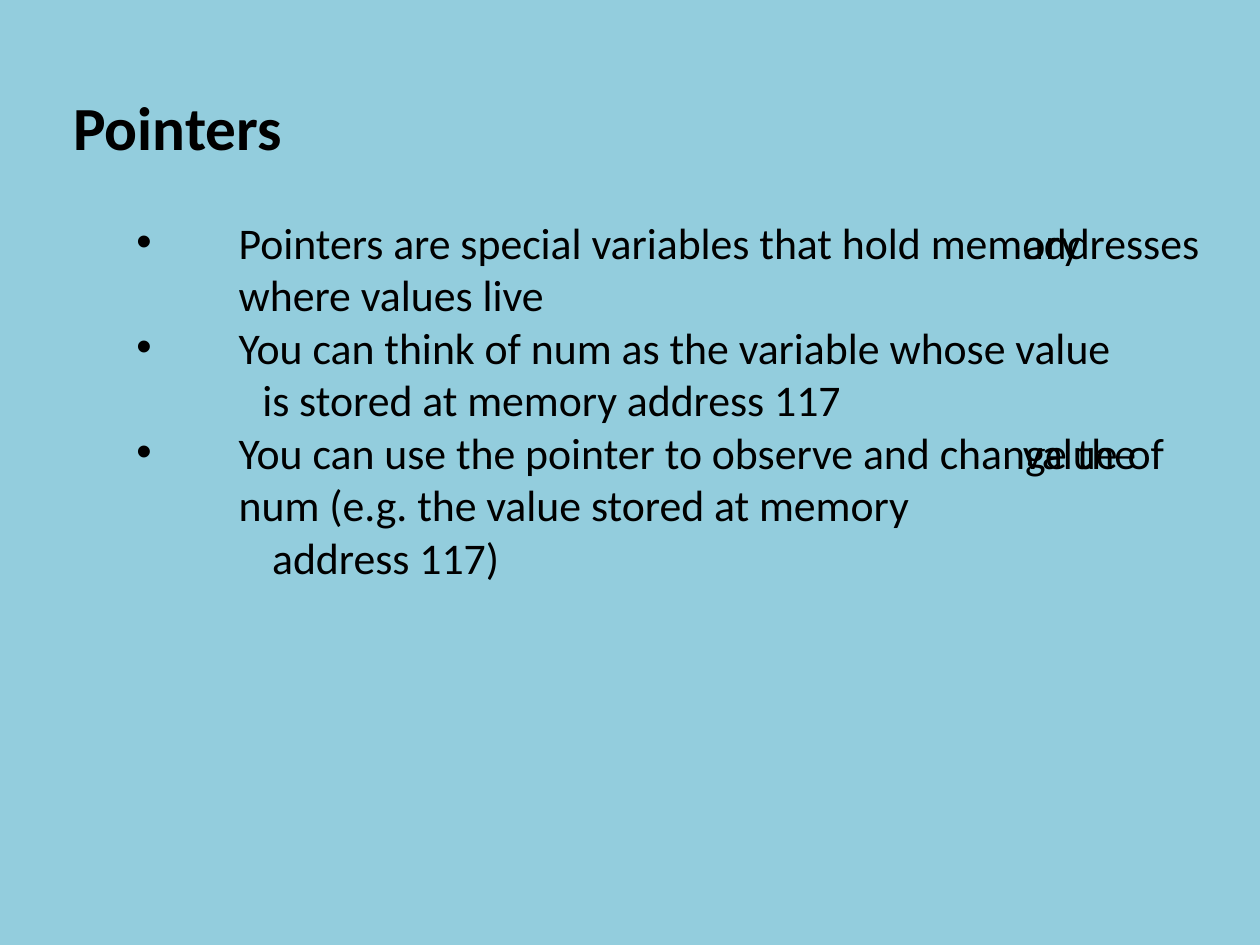
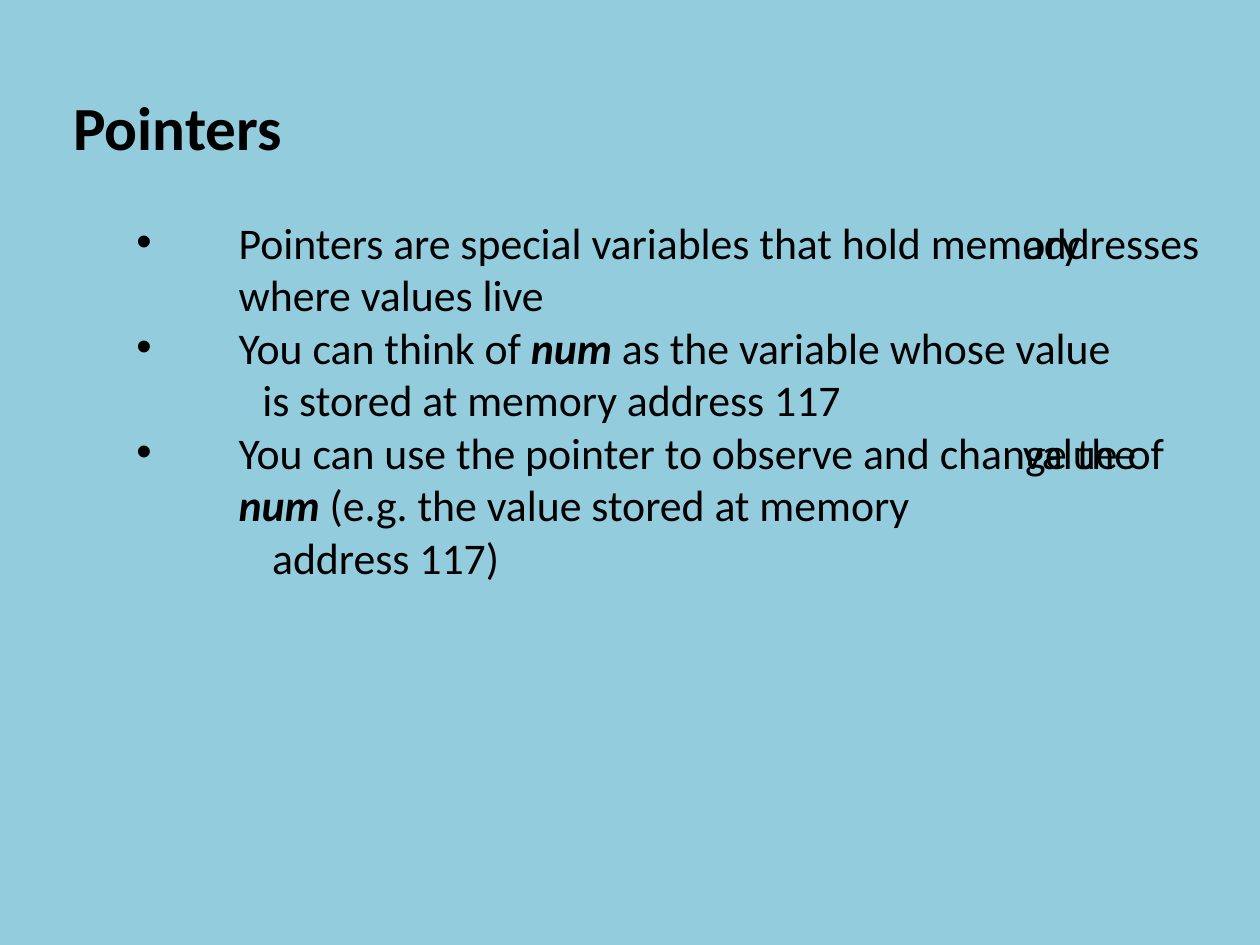
Before and after one commit to szetko/course-materials, a slide deck: slide 5 of Programming 4/01.2 Pointers/01.2 Pointers.pptx (slide 4 before the commit). Drawn at 1260x945 pixels with LibreOffice and Linux fonts; fonts in the diff are those of the drawing. Boxes give left, top, right and bottom in pixels: in the first picture for what was removed or moved away, otherwise in the second. Text is boxed around its words. In the diff, an @@ line names an element or a change of style, - is before the commit and + after.

```diff
--- a/Programming 4/01.2 Pointers/01.2 Pointers.pptx
+++ b/Programming 4/01.2 Pointers/01.2 Pointers.pptx
@@ text at box(239, 333, 1164, 529): bold on, italic on in "num", "num" @@
```
Also in this commit, not shown: 1 other slide changed, 2 slides added, 10 other files.
